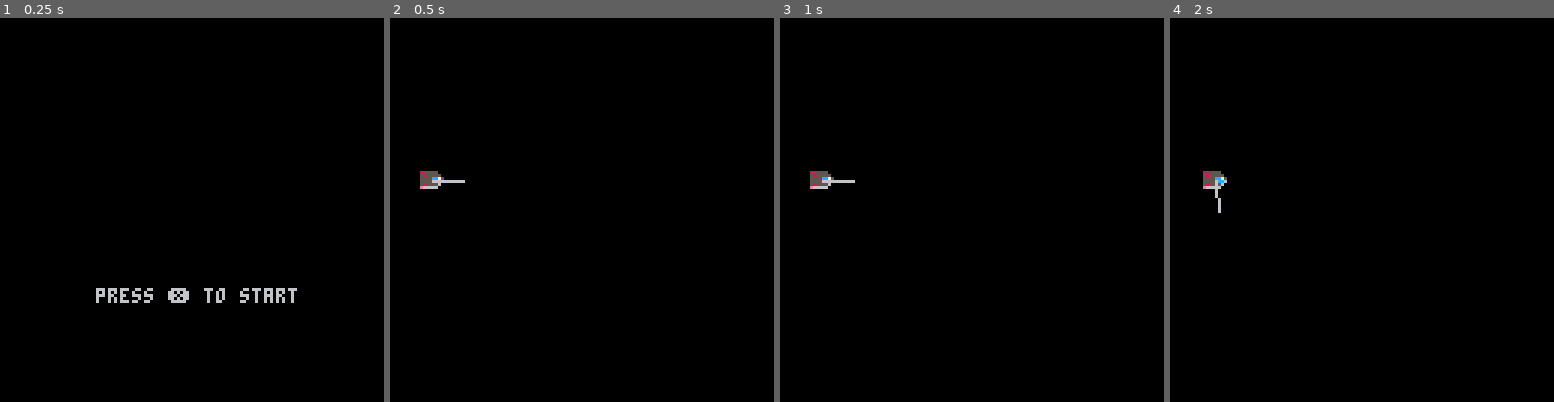
Above: before the commit, frames 1-4 (left to right).
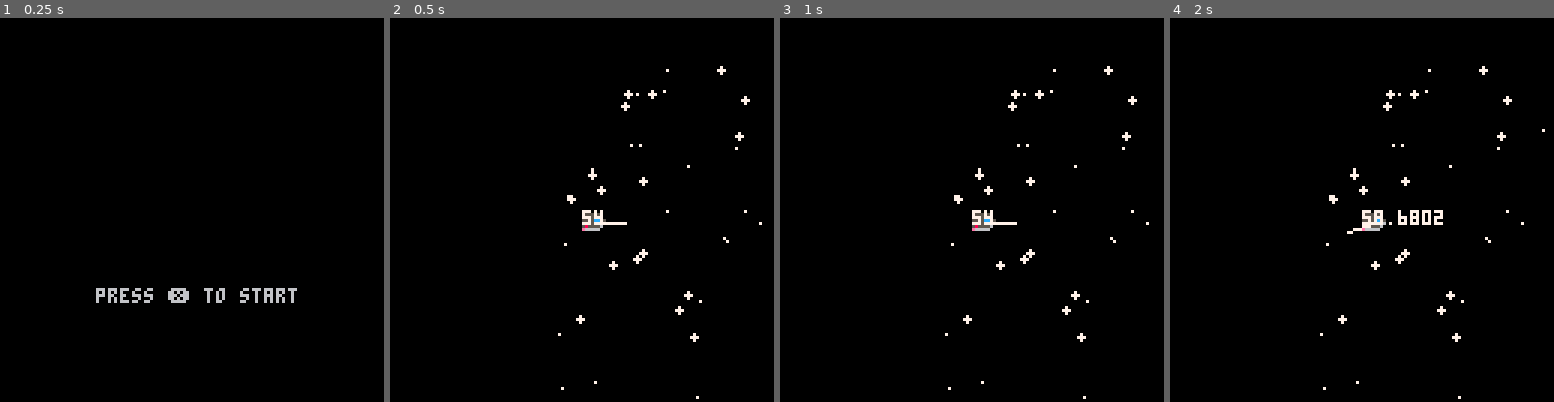
Above: after the commit, the same moments.

Repository: thoughtlesslabs/lasthuman
Game: PICO-8 cartridge lasthuman.p8
Two runs of this game, one before a commit and one after it. Both use one fixed random seed, a clock stepped at 60 frames per second and the inputs below.
Inputs:
- Up to frame 1 (0.25 s): no input
- Up to frame 2 (0.5 s): tap X (X key) at 0.33 s
- Up to frame 3 (1 s): tap O (Z key) at 0.7 s
- Up to frame 4 (2 s): tap X (X key) at 1.07, 1.85 s; hold Right from 1.6 s (still down); tap O (Z key) at 1.7 s

Frame 1 is identical in both runs. In frame 2, 1.3% of the frame differs, in the area x 7-97%, y 12-100%; in frame 3, 1.3%; in frame 4, 1.6%, in the area x 8-98%, y 12-100%.

Commit message:
Flying working

Diff:
--- a/lasthuman.p8
+++ b/lasthuman.p8
@@ -7,16 +7,17 @@
 function _init()
  _update60 = update_menu
 	_draw = draw_menu
+	stars={}
 	init_player(10,50,1)
 	init_map()
+	init_stars()
 	reading=false
 	gameover = false
 	logoy=-30
 	logody=40
 	debug=""
-	angle=0
-	tangle=0
-	pi = 3.14159
+	dirx = p.x+4 + cos(p.ang)*10
+	diry = p.y+4 + sin(p.ang)*10
 end
 
 function init_map()
@@ -37,10 +38,27 @@
 	p.dx = 0
 	p.dy = 0
 	p.ang = 0
-	p.acc = 0
-	p.rot = 0
-	p.thrust = 0.005
+	p.rot = 0.02
+	p.thrust = 0.02
 	p.sprite = sp
+end
+
+function init_stars()
+	local sx,sy,sr
+	for i=0,100 do
+		sx = rnd(i+128)
+		sy = rnd(i+128)
+		sr = flr(rnd(2))
+		add_stars(sx,sy,sr)
+	end
+end
+
+function add_stars(sx,sy,sr)
+	s = {}
+	s.x = sx
+	s.y = sy
+	s.r = sr
+	add(stars,s)
 end
 
 
@@ -68,42 +86,45 @@
 end
 
 function move_player()
-	local turnspeed = 0.01
-
-	if btn(0) then
-		p.ang += turnspeed
-	end
-
-	if btn(1) then
-		p.ang -= turnspeed
-	end
-
-	if p.ang > 0.999 then
-		p.ang = 0
-	end
-	if p.ang < -0.001 then
-		p.ang = 0.999
-	end
-
-	if btn(4) then
-		p.dx = p.dx + cos(p.ang)*p.thrust
-		p.dy = p.dy + sin(p.ang)*p.thrust
-	end
-
-	dirx = p.x+4 + cos(p.ang)*10
-	diry = p.y+4 + sin(p.ang)*10
+	dirx = cos(p.ang)*10+p.x+4
+	diry = sin(p.ang)*10+p.y+4
+
+
+	rotate()
+	thrust()
 
 	p.x = p.x + p.dx
 	p.y = p.y + p.dy
 
-	p.x = mid(-5,p.x,128)
-	p.y = mid(-5,p.y,128)
-
-end
-
-function thruster()
-
-end
+end
+
+function rotate()
+	if btn(0) then
+		p.ang += p.rot
+	end
+
+	if btn(1) then
+		p.ang -= p.rot
+	end
+
+	if p.ang > 0.98 then
+		p.ang = 0
+	end
+	if p.ang < -0.02 then
+		p.ang = 0.98
+	end
+end
+
+function thrust()
+	if btn(4) then
+		p.dx += cos(p.ang)*p.thrust
+		p.dy += sin(p.ang)*p.thrust
+	end
+	p.dx = mid(-2,p.dx,2)
+	p.dy = mid(-2,p.dy,2)
+end
+
+
 -->8
 -- draw functions
 
@@ -116,24 +137,30 @@
 
 function draw_game()
 	cls()
+	draw_bg()
 	draw_map()
 	draw_player()
-	print(debug)
+	print(diry,p.x,p.y)
 	line(p.x+4,p.y+4,dirx,diry)
 end
 
 function draw_map()
 
-	mapx = 0
-	mapy = 0
-
-	camera(mapx*8,mapy*8)
-
-	map(0,0,0,0,128,64)
+	mapx = p.x-64
+	mapy = p.y-64
+
+	camera(mapx,mapy)
+	map(0,0,0,0,128,32)
 end
 
 function draw_player()
 	spr(p.sprite,p.x,p.y)
+end
+
+function draw_bg()
+	for i=1,#stars do
+		circfill(stars[i].x,stars[i].y,stars[i].r,7)
+	end
 end
 -->8
 -- game functions
